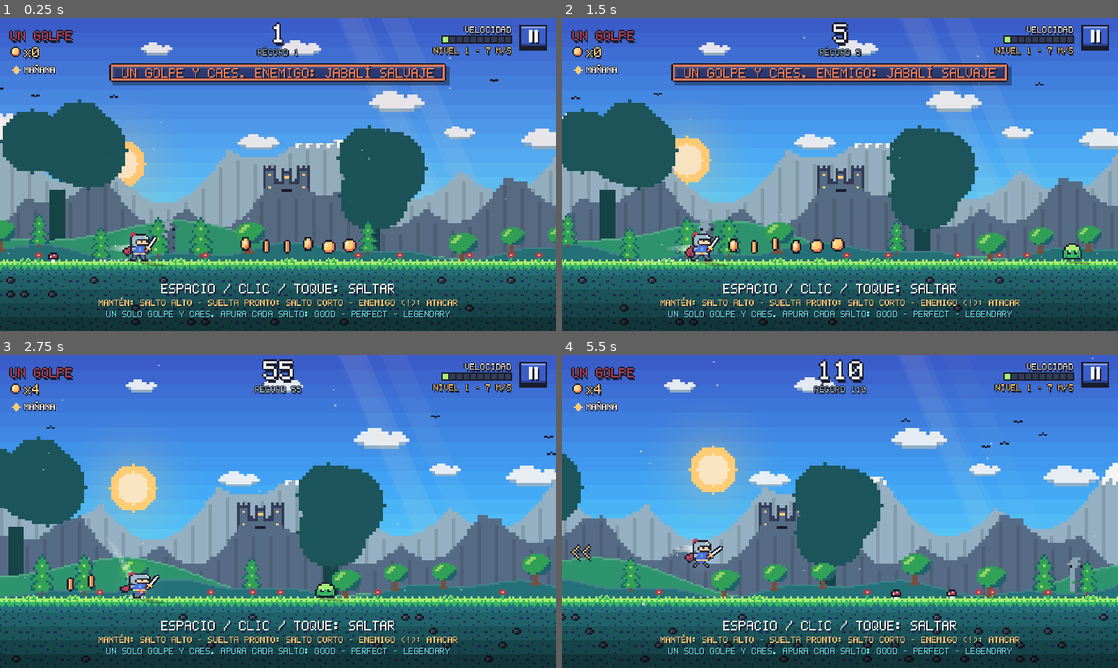
Above: before the commit, frames 1-4 (two rows, left to right).
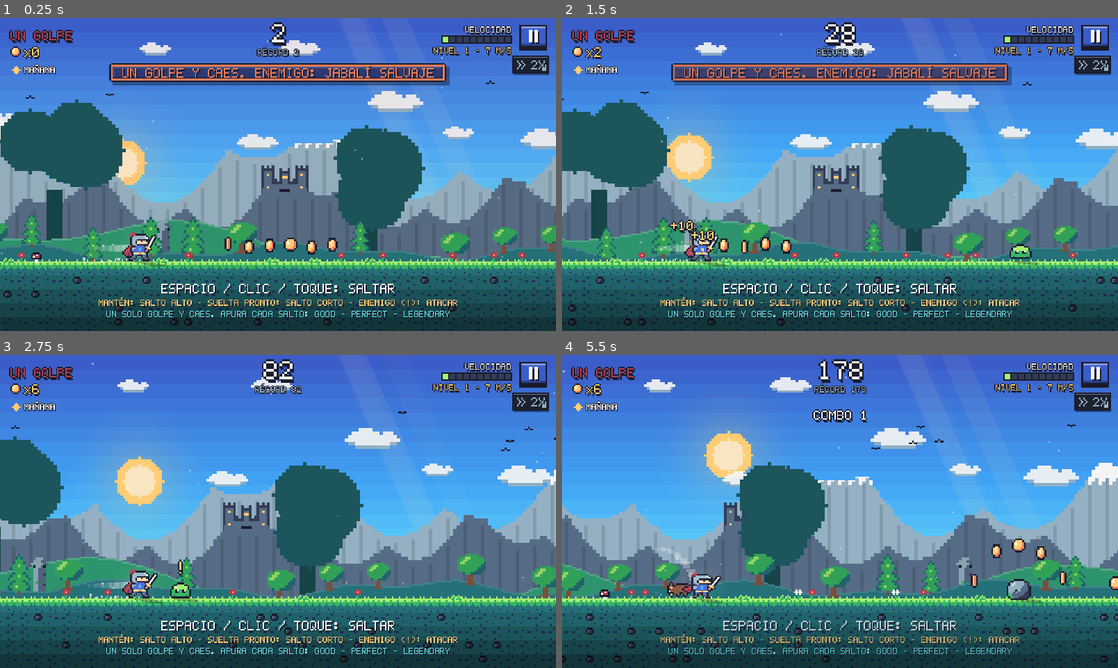
Above: after the commit, the same moments.

Repository: DiegoGH-ops/OneButtonHero
Game: Godot game, scene res://scenes/game.tscn
The game is run twice, just before and just after one commit, with the same random seed, the same clock (stepped at 60 frames per second) and the same inputs. This scene is started directly instead of the project's main scene.
Inputs (mouse positions are in pixels of both pictures, inside the frame that each line leads up to):
- Up to frame 1 (0.25 s): no input
- Up to frame 2 (1.5 s): click (1095, 36) at 0.5 s; click (840, 136) at 1.25 s
- Up to frame 3 (2.75 s): tap Enter at 2 s; move the mouse to (400, 495) at 2.02 s; hold Right from 2.03 s (still down); tap Space (hero_action) at 2.1 s; click (400, 495) at 2.17 s
- Up to frame 4 (5.5 s): release Right at 2.75 s; drag from (728, 527) to (634, 583) at 2.77 s; move the mouse to (895, 442) at 3.52 s; hold Right 3.53-4.25 s; tap 9 at 3.6 s; click (895, 442) at 3.67 s; drag from (812, 574) to (673, 464) at 4.27 s; move the mouse to (1006, 558) at 5.02 s; hold Left from 5.03 s (still down); tap Enter at 5.1 s; click (1006, 558) at 5.17 s

The runs differ from the first frame. In frame 1, 10% of the frame differs, in the area x 0-100%, y 1-100%; in frame 2, 17%; in frame 3, 21%; in frame 4, 29%, in the area x 0-100%, y 0-100%.

Commit message:
Fase 3 (1/6): velocidad 1.5X, botón 2X y salto variable de verdad
- Velocidad general x1.5 con Engine.time_scale y pasos de física x1.5
  (cada paso sigue simulando 1/60 s: colisiones y salto intactos).
- Botón 2X en la esquina superior derecha (total 3X): icono, indicador,
  animación y destello. Desactivado con candado en modo infinito y jefes.
  Se recuerda entre niveles.
- Salto variable nuevo: impulso menor, gravedad baja mientras se mantiene
  (hasta 0,34 s) y recorte proporcional al soltar. Alturas de 50 a 235 px
  (antes 89 a 173). Medidor de cinco marcas junto al héroe.
- precision.gd usa el nuevo modelo para puntuar saltos.
- Proyectiles algo más rápidos (15-20%), con más distancia mínima de disparo.

Co-Authored-By: Claude Opus 5.5 <noreply@anthropic.com>
Claude-Session: https://claude.ai/code/session_011EtJPXUh4ThLstKKfE9t7e

Diff:
--- a/scripts/creature.gd
+++ b/scripts/creature.gd
@@ -546,15 +546,15 @@
 			if dx < 260.0 and hp > 0:
 				position.x += (speed - 70.0 * _adj * Daylight.brute_factor) * delta
 		SPORE:
-			position.x -= 230.0 * Daylight.projectile_factor * delta
+			position.x -= 280.0 * Daylight.projectile_factor * delta
 		SNOWBALL:
-			position.x -= 200.0 * Daylight.projectile_factor * delta
+			position.x -= 235.0 * Daylight.projectile_factor * delta
 			_size = minf(_size + delta * 1.2, 2.4)
 			var r: float = 12.0 * _size
 			_box(r * 2.0, r * 2.0)
 			targetable = _size < 1.6
 		FIREBALL:
-			_vy += 900.0 * delta
+			_vy += 1100.0 * delta
 			_y = minf(_y + _vy * delta, 0.0)
 			_place()
 			if _y >= 0.0:
@@ -568,9 +568,9 @@
 		SPEAR:
 			_tick_spear(delta)
 		SHOCKWAVE:
-			position.x -= 300.0 * Daylight.projectile_factor * delta
+			position.x -= 345.0 * Daylight.projectile_factor * delta
 		SHARD:
-			position.x -= 150.0 * Daylight.projectile_factor * delta
+			position.x -= 175.0 * Daylight.projectile_factor * delta
 			_y = -absf(sin(_time * 5.0 + float(_count) * 1.3)) * (60.0 + 20.0 * float(_count))
 			targetable = _y > -40.0
 			_place()
@@ -578,7 +578,7 @@
 			_tick_hand(delta)
 		BALL:
 			if dx < _trigger * warn:
-				position.x -= 160.0 * Daylight.projectile_factor * delta
+				position.x -= 185.0 * Daylight.projectile_factor * delta
 	if _hazard or behavior == WISP_SHIFTER or behavior == MAGMA_SPLITTER or behavior == SPORE or behavior == SHARD:
 		modulate = Daylight.unlit()
 	else:
@@ -630,7 +630,7 @@
 ## Torretas (setas, munecos de nieve): cargan y disparan hacia el heroe.
 func _tick_shooter(dx: float, delta: float, warn: float) -> void:
 	_timer -= delta
-	if dx > 240.0 and dx < 900.0 * warn and _count < 2 and _timer <= 0.0:
+	if dx > 300.0 and dx < 950.0 * warn and _count < 2 and _timer <= 0.0:
 		if _state == 0:
 			_state = 1
 			_timer = 0.45
@@ -811,7 +811,7 @@
 		1:
 			if _timer <= 0.0:
 				var target_x: float = hero.x + speed * 0.9
-				var flight: float = 0.8
+				var flight: float = 0.68
 				var vx: float = (target_x - position.x) / flight
 				_spawn_child(SPEAR, position.x - 20.0, {"vx": vx, "vy": -560.0, "y": -50.0})
 				Sfx.play("attack", 0.7)
--- a/scripts/daylight.gd
+++ b/scripts/daylight.gd
@@ -47,6 +47,9 @@
 static var attack_rating: int = 0
 ## Proyectiles cortados desde el ultimo fotograma (lo lee game.gd).
 static var reflected: int = 0
+## Velocidad del juego respecto al original: 1.5 normal, 3.0 con el boton
+## 2X. game.gd la aplica con Engine.time_scale y mas pasos de fisica.
+static var game_speed: float = 1.5
 ## Modo de prueba del panel de administrador: el heroe no muere.
 static var invincible: bool = false
 
--- a/scripts/enemy.gd
+++ b/scripts/enemy.gd
@@ -24,7 +24,8 @@
 const POINTS := [25, 40, 60, 90, 70, 20, 55, 110, 80, 65, 85]
 ## Distancia que recorre cada tipo hacia el heroe y a que velocidad.
 const WALK_LIMITS := [0.0, 120.0, 0.0, 0.0, 240.0, 6000.0, 300.0, 0.0, 90.0, 0.0, 240.0]
-const WALK_SPEEDS := [0.0, 70.0, 0.0, 0.0, 150.0, 260.0, 210.0, 0.0, 40.0, 0.0, 150.0]
+## El proyectil de los jefes (ORB) va algo mas rapido que antes (260 -> 300).
+const WALK_SPEEDS := [0.0, 70.0, 0.0, 0.0, 150.0, 300.0, 210.0, 0.0, 40.0, 0.0, 150.0]
 const HIT_POINTS := [1, 1, 1, 2, 1, 1, 1, 2, 2, 1, 1]
 const WAKE_DISTANCE := 760.0
 const FIRE_REMAP := {"p": "r", "k": "e"}
--- a/scripts/game.gd
+++ b/scripts/game.gd
@@ -103,6 +103,11 @@
 ## Luz dinamica del heroe (PointLight2D): alumbra el mundo a su alrededor
 ## de noche y en los mundos oscuros.
 var _hero_light: PointLight2D
+## Boton 2X activo en esta partida (y si se uso en algun momento).
+var _turbo: bool = false
+var _turbo_used: bool = false
+## Escala de ventanas de timing propia del nivel (antes de la velocidad).
+var _base_window: float = 1.0
 
 # Dia y noche y eventos.
 var _phase: int = -1
@@ -230,11 +235,58 @@
 
 	player.active = true
 	hud.can_pause = true
+	# Velocidad: 1.5X siempre; el boton 2X solo en niveles normales.
+	_base_window = precision.window_scale
+	_turbo = GameData.speed_2x and _turbo_allowed()
+	_turbo_used = _turbo
+	hud.set_speed_button(_turbo, _turbo_allowed())
+	hud.speed_toggled.connect(_on_speed_toggled)
+	_apply_game_speed()
 
 
 func _exit_tree() -> void:
+	_reset_engine_speed()
+	Sfx.set_intensity(0)
+
+
+## Velocidad general del juego: 1.5X respecto al original y 3X con el boton
+## 2X. Se aplica a TODO el gameplay a la vez (fisica, enemigos, proyectiles,
+## temporizadores y animaciones) con Engine.time_scale, y se suben los pasos
+## de fisica por segundo en la misma proporcion: cada paso sigue simulando
+## 1/60 s de juego, asi las colisiones y el salto variable no pierden
+## precision. Las ventanas de timing se ensanchan un poco para compensar el
+## menor tiempo de reaccion real.
+const BASE_SPEED_FACTOR := 1.5
+
+
+func _turbo_allowed() -> bool:
+	return (_level_mode or _test_mode) and _boss == null
+
+
+func _apply_game_speed() -> void:
+	Daylight.game_speed = BASE_SPEED_FACTOR * (2.0 if _turbo else 1.0)
+	Engine.physics_ticks_per_second = int(roundf(60.0 * Daylight.game_speed))
+	Engine.max_physics_steps_per_frame = 12
+	Engine.time_scale = Daylight.game_speed * (0.55 if _slowmo > 0.0 else 1.0)
+	precision.window_scale = _base_window * (1.35 if _turbo else 1.15)
+
+
+func _reset_engine_speed() -> void:
 	Engine.time_scale = 1.0
-	Sfx.set_intensity(0)
+	Engine.physics_ticks_per_second = 60
+
+
+func _on_speed_toggled(on: bool) -> void:
+	if not _turbo_allowed() or _state != State.PLAYING:
+		hud.set_speed_button(_turbo, _turbo_allowed())
+		return
+	_turbo = on
+	_turbo_used = _turbo_used or on
+	GameData.speed_2x = on
+	GameData.save_data()
+	_apply_game_speed()
+	hud.toast("VELOCIDAD 2X" if on else "VELOCIDAD NORMAL", Pal.ORANGE if on else Pal.WHITE)
+	lights.flash(Pal.ORANGE if on else Pal.WHITE, 0.2, 0.25)
 
 
 func _unhandled_input(event: InputEvent) -> void:
@@ -256,8 +308,8 @@
 	# Tiempo bala: se cuenta en tiempo real y devuelve el ritmo normal.
 	if _slowmo > 0.0:
 		_slowmo -= real_delta
-		if _slowmo <= 0.0:
-			Engine.time_scale = 1.0
+		if _slowmo <= 0.0 and _state == State.PLAYING:
+			Engine.time_scale = Daylight.game_speed
 	if _state == State.PLAYING:
 		if _level_mode or _test_mode:
 			# En campana la velocidad sube poco a poco hasta la meta.
@@ -608,7 +660,7 @@
 		# Tiempo bala: un instante a camara lenta tras cada LEGENDARY.
 		if Buffs.stat("slowmo") > 0.0 and _state == State.PLAYING:
 			_slowmo = 0.10 + 0.08 * Buffs.stat("slowmo")
-			Engine.time_scale = 0.55
+			Engine.time_scale = Daylight.game_speed * 0.55
 		if Buffs.stat("combo_coins") > 0.0:
 			_add_coins(Buffs.stat("combo_coins"))
 	# Especializaciones del arbol (excluyentes entre si).
@@ -952,7 +1004,8 @@
 	Sfx.set_intensity(0)
 	Sfx.play("gameover")
 	# Muerte: camara lenta breve, destello rojo y onda.
-	Engine.time_scale = 0.4
+	Engine.time_scale = Daylight.game_speed * 0.3
+	hud.hide_speed_button()
 	lights.flash(Pal.RED, 0.6, 0.5)
 	Fx.burst(fx_root, player.position + Vector2(0.0, -28.0), Pal.WHITE, 24, 420.0, 0.7, 8.0, 600.0, 180.0, Vector2.UP)
 	Fx.burst(fx_root, player.position + Vector2(0.0, -28.0), Pal.RED, 16, 300.0, 0.6, 7.0, 400.0, 180.0, Vector2.UP)
@@ -962,7 +1015,7 @@
 	await get_tree().create_timer(wait, true, false, true).timeout
 	if not is_inside_tree():
 		return
-	Engine.time_scale = 1.0
+	_reset_engine_speed()
 	_state = State.GAME_OVER
 	var final_score: int = _score()
 	var is_record: bool = _bank_run()
@@ -976,6 +1029,8 @@
 	_state = State.GAME_OVER
 	hud.can_pause = false
 	player.active = false
+	_reset_engine_speed()
+	hud.hide_speed_button()
 	var info: Dictionary = {
 		"damage": _damage_taken, "kills": _kills, "enemies": generator.enemies_spawned,
 		"picked": _picked, "pickups": generator.pickups_spawned, "coins": int(_coins_f),
--- a/scripts/game_data.gd
+++ b/scripts/game_data.gd
@@ -77,6 +77,8 @@
 var sfx_volume: float = 0.8
 var music_volume: float = 0.7
 var screen_shake: bool = true
+## Preferencia del boton 2X (se recuerda entre niveles).
+var speed_2x: bool = false
 var fullscreen: bool = false
 
 var high_score: int:
@@ -148,6 +150,7 @@
 	sfx_volume = clampf(float(cfg.get_value("settings", "sfx_volume", 0.8)), 0.0, 1.0)
 	music_volume = clampf(float(cfg.get_value("settings", "music_volume", 0.7)), 0.0, 1.0)
 	screen_shake = bool(cfg.get_value("settings", "screen_shake", true))
+	speed_2x = bool(cfg.get_value("settings", "speed_2x", false))
 	fullscreen = bool(cfg.get_value("settings", "fullscreen", false))
 
 
@@ -179,6 +182,7 @@
 	cfg.set_value("settings", "sfx_volume", sfx_volume)
 	cfg.set_value("settings", "music_volume", music_volume)
 	cfg.set_value("settings", "screen_shake", screen_shake)
+	cfg.set_value("settings", "speed_2x", speed_2x)
 	cfg.set_value("settings", "fullscreen", fullscreen)
 	var err: int = cfg.save(SAVE_PATH)
 	if err != OK:
--- a/scripts/hud.gd
+++ b/scripts/hud.gd
@@ -6,6 +6,8 @@
 signal restart_requested
 signal menu_requested
 signal next_requested
+## Boton 2X: el jugador ha activado o desactivado la velocidad doble.
+signal speed_toggled(on: bool)
 
 const UI = preload("res://scripts/ui.gd")
 const HudBar = preload("res://scripts/hud_bar.gd")
@@ -17,12 +19,14 @@
 const Pal = preload("res://scripts/palette.gd")
 const PixelArt = preload("res://scripts/pixel_art.gd")
 const Timing = preload("res://scripts/timing.gd")
+const SpeedButton = preload("res://scripts/speed_button.gd")
 
 ## game.gd lo activa solo mientras se esta jugando.
 var can_pause: bool = false
 
 var _bar: HudBar
 var _pause_button: PixelButton
+var _speed_button: SpeedButton
 var _pause_layer: Control
 var _continue_button: PixelButton
 var _music_button: PixelButton
@@ -127,6 +131,21 @@
 	# Sin foco de teclado: asi la barra espaciadora nunca pulsa la pausa.
 	_pause_button.focus_mode = Control.FOCUS_NONE
 	_pause_button.pressed.connect(_pause)
+	_speed_button = SpeedButton.new()
+	add_child(_speed_button)
+	_speed_button.position = Vector2(1180.0, 86.0)
+	_speed_button.size = Vector2(84.0, 46.0)
+	_speed_button.turbo_changed.connect(func(on: bool) -> void: speed_toggled.emit(on))
+
+
+## Estado del boton 2X (disponible solo en niveles normales de campana).
+func set_speed_button(on: bool, available: bool) -> void:
+	_speed_button.set_state(on, available)
+
+
+## Oculta el boton 2X en las pantallas finales.
+func hide_speed_button() -> void:
+	_speed_button.visible = false
 
 
 func _build_hint() -> void:
--- a/scripts/main_menu.gd
+++ b/scripts/main_menu.gd
@@ -63,6 +63,7 @@
 func _ready() -> void:
 	get_tree().paused = false
 	Engine.time_scale = 1.0
+	Engine.physics_ticks_per_second = 60
 	Daylight.time = 0.22
 	Daylight.holes = []
 	Daylight.theme = Campaign.theme(0)
--- a/scripts/player.gd
+++ b/scripts/player.gd
@@ -26,12 +26,22 @@
 const Daylight = preload("res://scripts/daylight.gd")
 const Buffs = preload("res://scripts/buffs.gd")
 
-const GRAVITY := 2500.0
-const JUMP_VELOCITY := -930.0
-## Al soltar el boton la velocidad de subida se recorta a este valor.
-const JUMP_CUT_VELOCITY := -340.0
-## Tiempo minimo antes de poder recortar el salto (altura del salto corto).
-const MIN_JUMP_TIME := 0.08
+## SALTO VARIABLE: la altura depende del tiempo que se mantiene el boton.
+##   Impulso inicial JUMP_VELOCITY; mientras se mantiene (hasta MAX_HOLD_TIME)
+##   la subida usa una gravedad muy baja (RISE_GRAVITY) y el heroe sigue
+##   ganando altura; al soltar, la velocidad de subida se recorta
+##   proporcionalmente (JUMP_RELEASE) y vuelve la gravedad normal.
+##   Alturas aproximadas: toque 50 px, pulsacion corta 70, media 105,
+##   larga 140, casi maxima 170 y maxima 235 (antes: entre 89 y 173).
+const GRAVITY := 2900.0
+const RISE_GRAVITY := 700.0
+const JUMP_VELOCITY := -700.0
+const MAX_HOLD_TIME := 0.34
+const JUMP_RELEASE := 0.45
+## Tiempo minimo de pulsacion (el toque mas corto posible).
+const MIN_JUMP_TIME := 0.05
+## Rebote tras aplastar a un enemigo con el pisoton.
+const STOMP_BOUNCE := -560.0
 const MAX_FALL_SPEED := 1500.0
 const COYOTE_TIME := 0.10
 const JUMP_BUFFER_TIME := 0.14
@@ -43,8 +53,8 @@
 const STOMP_SPEED := 1700.0
 const STOMP_RADIUS := 70.0
 ## Trampolin: rebote normal y super rebote (pulsando justo al pisarlo).
-const BOUNCE_VELOCITY := -1150.0
-const SUPER_BOUNCE_VELOCITY := -1320.0
+const BOUNCE_VELOCITY := -1240.0
+const SUPER_BOUNCE_VELOCITY := -1420.0
 const GROUND_Y := 560.0
 const FALL_LIMIT_Y := 820.0
 const RUN_LEGS := ["hero_legs_0", "hero_legs_1", "hero_legs_2", "hero_legs_3"]
@@ -89,7 +99,9 @@
 # Valores con buffs aplicados (refresh_stats).
 var _reach_mult: float = 1.0
 var _jump_velocity: float = JUMP_VELOCITY
-var _cut_velocity: float = JUMP_CUT_VELOCITY
+var _release: float = JUMP_RELEASE
+## Tiempo que lleva pulsado el salto en curso (para el medidor de altura).
+var _hold_shown: float = 0.0
 var _coyote_time: float = COYOTE_TIME
 var _buffer_time: float = JUMP_BUFFER_TIME
 var _ice_grip: float = 0.0
@@ -139,7 +151,8 @@
 	_reach_mult = Buffs.factor("reach")
 	# La altura crece con el cuadrado de la velocidad: se aplica la raiz.
 	_jump_velocity = JUMP_VELOCITY * sqrt(Buffs.factor("jump_height"))
-	_cut_velocity = JUMP_CUT_VELOCITY * clampf(1.0 - Buffs.stat("jump_cut") / 100.0, 0.6, 1.0)
+	# Control de salto: al soltar se recorta aun mas (saltos cortos mas cortos).
+	_release = JUMP_RELEASE * clampf(1.0 - Buffs.stat("jump_cut") / 100.0, 0.45, 1.0)
 	_coyote_time = COYOTE_TIME + Buffs.stat("coyote") / 1000.0
 	_buffer_time = JUMP_BUFFER_TIME + Buffs.stat("buffer") / 1000.0
 	_ice_grip = clampf(Buffs.stat("ice_grip") / 100.0, 0.0, 0.8)
@@ -270,6 +283,7 @@
 
 func _do_jump(velocity_y: float) -> void:
 	velocity.y = velocity_y
+	_hold_shown = 0.0
 	_jumping = true
 	_jump_time = 0.0
 	_buffer = 0.0
@@ -337,7 +351,10 @@
 	var on_floor: bool = is_on_floor()
 	if not on_floor:
 		var fall_gravity: float = GRAVITY
-		if not _stomping:
+		if _jumping:
+			# Boton mantenido: la subida continua con gravedad reducida.
+			fall_gravity = RISE_GRAVITY
+		elif not _stomping:
 			# Suspension: la gravedad afloja cerca del punto mas alto.
 			if _hang > 0.0 and absf(velocity.y) < 170.0:
 				fall_gravity *= 1.0 - _hang
@@ -369,9 +386,13 @@
 		if velocity.y >= 0.0:
 			_jumping = false
 		elif _jump_time >= MIN_JUMP_TIME and not Input.is_action_pressed(GameData.ACTION):
-			if velocity.y < _cut_velocity:
-				velocity.y = _cut_velocity
+			# Al soltar: recorte proporcional a la velocidad que quedaba.
+			velocity.y = maxf(velocity.y, velocity.y * _release)
 			_jumping = false
+		elif _jump_time >= MAX_HOLD_TIME:
+			# Tiempo maximo: sigue subiendo con la inercia y la gravedad normal.
+			_jumping = false
+		_hold_shown = _jump_time
 
 	# Hielo: sobre el se acelera poco a poco; en el aire se conserva el impulso.
 	if on_floor:
@@ -464,7 +485,7 @@
 			continue
 		if is_enemy and _stomping and not area.get("mash") == true and area.global_position.y > global_position.y - 10.0:
 			_strike(area)
-			velocity.y = JUMP_VELOCITY * 0.6 * _stomp_bounce
+			velocity.y = STOMP_BOUNCE * _stomp_bounce
 			_stomping = false
 			stomped.emit(global_position, 1)
 			continue
@@ -503,7 +524,21 @@
 	queue_redraw()
 
 
+## Medidor del salto variable: cinco marcas que se encienden mientras se
+## mantiene el boton (toque, corto, medio, largo y maximo).
+func _draw_jump_meter() -> void:
+	if not active or not alive or is_on_floor() or _hold_shown <= 0.0:
+		return
+	var ratio: float = clampf(_hold_shown / MAX_HOLD_TIME, 0.0, 1.0)
+	var colors: Array = [Pal.CYAN, Pal.LIME, Pal.YELLOW, Pal.ORANGE, Pal.RED]
+	for i in 5:
+		var lit: bool = ratio >= float(i) / 5.0
+		var c: Color = colors[i] if lit else Color(Pal.INK, 0.5)
+		draw_rect(Rect2(-26.0, -18.0 - float(i) * 9.0, 6.0, 7.0), c)
+
+
 func _draw() -> void:
+	_draw_jump_meter()
 	var alpha: float = 1.0
 	if alive and _invulnerable > 0.0 and int(_invulnerable * 14.0) % 2 == 0:
 		alpha = 0.3
--- a/scripts/precision.gd
+++ b/scripts/precision.gd
@@ -9,8 +9,24 @@
 const Daylight = preload("res://scripts/daylight.gd")
 
 const GROUND_Y := 560.0
-const JUMP_SPEED := 930.0
-const GRAVITY := 2500.0
+## Fisica del salto variable (mismos valores que player.gd).
+const JUMP_SPEED := 700.0
+const RISE_GRAVITY := 700.0
+const GRAVITY := 2900.0
+const MAX_HOLD := 0.34
+
+
+## Tiempo que tarda un salto mantenido en alcanzar `need` px de altura.
+static func rise_time(need: float) -> float:
+	var hold_top: float = JUMP_SPEED * MAX_HOLD - 0.5 * RISE_GRAVITY * MAX_HOLD * MAX_HOLD
+	if need <= hold_top:
+		var disc: float = JUMP_SPEED * JUMP_SPEED - 2.0 * RISE_GRAVITY * need
+		return (JUMP_SPEED - sqrt(maxf(disc, 0.0))) / RISE_GRAVITY
+	var v: float = JUMP_SPEED - RISE_GRAVITY * MAX_HOLD
+	var disc2: float = v * v - 2.0 * GRAVITY * (need - hold_top)
+	if disc2 <= 0.0:
+		return MAX_HOLD + v / GRAVITY
+	return MAX_HOLD + (v - sqrt(disc2)) / GRAVITY
 
 ## Ensancha (>1) o estrecha (<1) las ventanas de timing.
 var window_scale: float = 1.0
@@ -70,10 +86,7 @@
 	else:
 		# Tiempo que tarda el salto en superar la altura del obstaculo.
 		var need: float = danger.z + 6.0
-		var disc: float = JUMP_SPEED * JUMP_SPEED - 2.0 * GRAVITY * need
-		var rise: float = 0.2
-		if disc > 0.0:
-			rise = (JUMP_SPEED - sqrt(disc)) / GRAVITY
+		var rise: float = rise_time(need)
 		slack = (danger.x - (pos.x + 10.0)) / maxf(speed, 1.0) - rise
 	last_slack = slack
 	var rating: int = Timing.rate(slack, window_scale, bonus)
@@ -237,10 +250,7 @@
 	if height < 0.0:
 		return best_left - speed * target
 	var need: float = height + 6.0
-	var disc: float = JUMP_SPEED * JUMP_SPEED - 2.0 * GRAVITY * need
-	var rise: float = 0.2
-	if disc > 0.0:
-		rise = (JUMP_SPEED - sqrt(disc)) / GRAVITY
+	var rise: float = rise_time(need)
 	var x: float = best_left - 10.0 - speed * (rise + target)
 	return x if x > pos.x else INF
 
--- /dev/null
+++ b/scripts/speed_button.gd
@@ -0,0 +1,96 @@
+extends Button
+## Boton de velocidad 2X de la partida (esquina superior derecha).
+## Pequeno y discreto: icono de velocidad (doble flecha) e indicador "2X".
+## Encendido cambia de color, brilla y sus flechas se mueven; al pulsarlo
+## lanza una onda. Desactivado (modo infinito y jefes) se ve apagado con un
+## candado y no responde.
+
+signal turbo_changed(on: bool)
+
+const PixelFont = preload("res://scripts/pixel_font.gd")
+const PixelArt = preload("res://scripts/pixel_art.gd")
+const Pal = preload("res://scripts/palette.gd")
+
+var on: bool = false
+var available: bool = true
+
+var _time: float = 0.0
+var _pulse: float = 0.0
+var _hover: float = 0.0
+
+
+func _init() -> void:
+	focus_mode = Control.FOCUS_NONE
+	mouse_default_cursor_shape = Control.CURSOR_POINTING_HAND
+	var empty: StyleBoxEmpty = StyleBoxEmpty.new()
+	for style_name in ["normal", "hover", "pressed", "disabled", "focus", "hover_pressed"]:
+		add_theme_stylebox_override(style_name, empty)
+
+
+func _ready() -> void:
+	pressed.connect(_on_pressed)
+
+
+func set_state(is_on: bool, is_available: bool) -> void:
+	on = is_on and is_available
+	available = is_available
+	disabled = not is_available
+	mouse_default_cursor_shape = Control.CURSOR_POINTING_HAND if available else Control.CURSOR_ARROW
+	queue_redraw()
+
+
+func _on_pressed() -> void:
+	if not available:
+		Sfx.play("error")
+		return
+	on = not on
+	_pulse = 1.0
+	Sfx.play("upgrade" if on else "click", 1.3 if on else 1.0)
+	turbo_changed.emit(on)
+
+
+func _process(delta: float) -> void:
+	# Tiempo real: no le afecta la velocidad del juego.
+	var real: float = delta / maxf(Engine.time_scale, 0.05)
+	_time += real
+	_pulse = maxf(_pulse - real * 2.5, 0.0)
+	_hover = move_toward(_hover, 1.0 if is_hovered() and available else 0.0, real * 9.0)
+	queue_redraw()
+
+
+func _draw() -> void:
+	var w: float = size.x
+	var h: float = size.y
+	var accent: Color = Pal.ORANGE if on else Pal.STEEL
+	if not available:
+		accent = Pal.SLATE
+	if on:
+		PixelArt.draw_glow(self, Vector2(w * 0.5, h * 0.5), w * 0.9, Color(Pal.ORANGE, 0.35 + 0.15 * sin(_time * 6.0)))
+	# Onda de activacion.
+	if _pulse > 0.0:
+		var grow: float = (1.0 - _pulse) * 22.0
+		draw_rect(Rect2(Vector2(-grow, -grow), size + Vector2(grow, grow) * 2.0), Color(Pal.YELLOW, _pulse * 0.6), false, 3.0)
+	var lift: float = -2.0 * _hover
+	draw_rect(Rect2(2.0, 4.0, w - 2.0, h - 4.0), Color(0.0, 0.0, 0.0, 0.4))
+	draw_rect(Rect2(0.0, lift, w, h - 4.0), Pal.INK)
+	draw_rect(Rect2(3.0, 3.0 + lift, w - 6.0, h - 10.0), accent.darkened(0.45) if not on else accent.darkened(0.15))
+	draw_rect(Rect2(3.0, 3.0 + lift, w - 6.0, 3.0), accent.lightened(0.3))
+	# Icono: doble flecha que corre cuando el modo esta activo.
+	var shift: float = fposmod(_time * 30.0, 6.0) if on else 0.0
+	var icon_color: Color = Pal.WHITE if available else Pal.SILVER
+	for k in 2:
+		var x0: float = 10.0 + float(k) * 10.0 + shift
+		for row in 5:
+			var dx: float = float(2 - absi(row - 2)) * 3.0
+			draw_rect(Rect2(x0 + dx, 12.0 + float(row) * 4.0 + lift, 4.0, 4.0), icon_color)
+	var label: String = "2X"
+	PixelFont.draw_text_shadowed(self, label, Vector2(w - PixelFont.text_width(label, 3.0) - 9.0, 12.0 + lift), 3.0, Pal.YELLOW if on else icon_color, Pal.INK)
+	if not available:
+		# Candado: no disponible en este modo.
+		draw_rect(Rect2(w - 16.0, h - 18.0, 10.0, 8.0), Pal.SILVER)
+		draw_rect(Rect2(w - 14.0, h - 23.0, 6.0, 5.0), Color(0.0, 0.0, 0.0, 0.0))
+		draw_rect(Rect2(w - 15.0, h - 24.0, 2.0, 6.0), Pal.SILVER)
+		draw_rect(Rect2(w - 9.0, h - 24.0, 2.0, 6.0), Pal.SILVER)
+	elif on:
+		var bar: float = 0.5 + 0.5 * sin(_time * 8.0)
+		draw_rect(Rect2(6.0, h - 9.0 + lift, (w - 12.0) * bar, 3.0), Pal.YELLOW)
